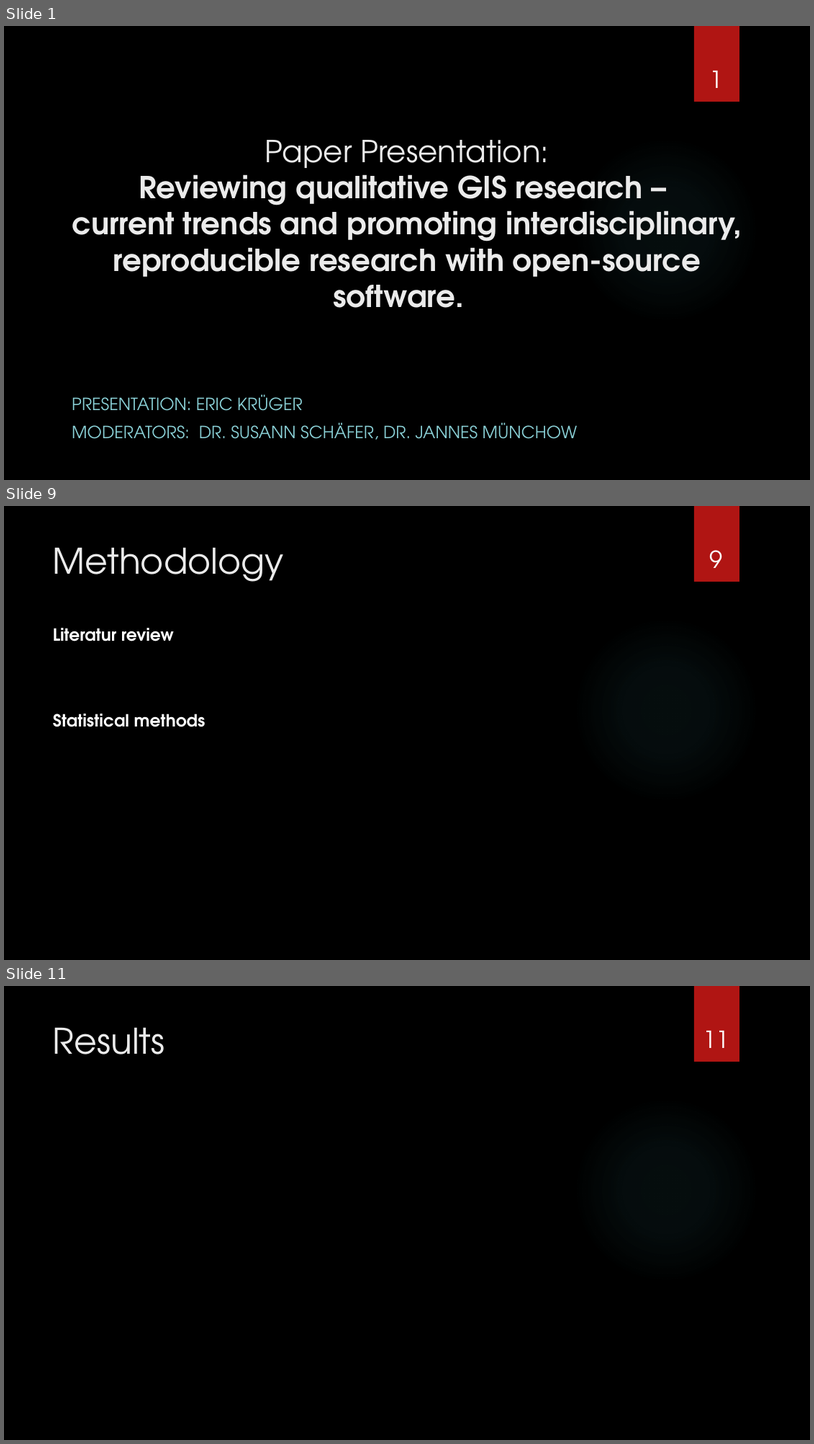
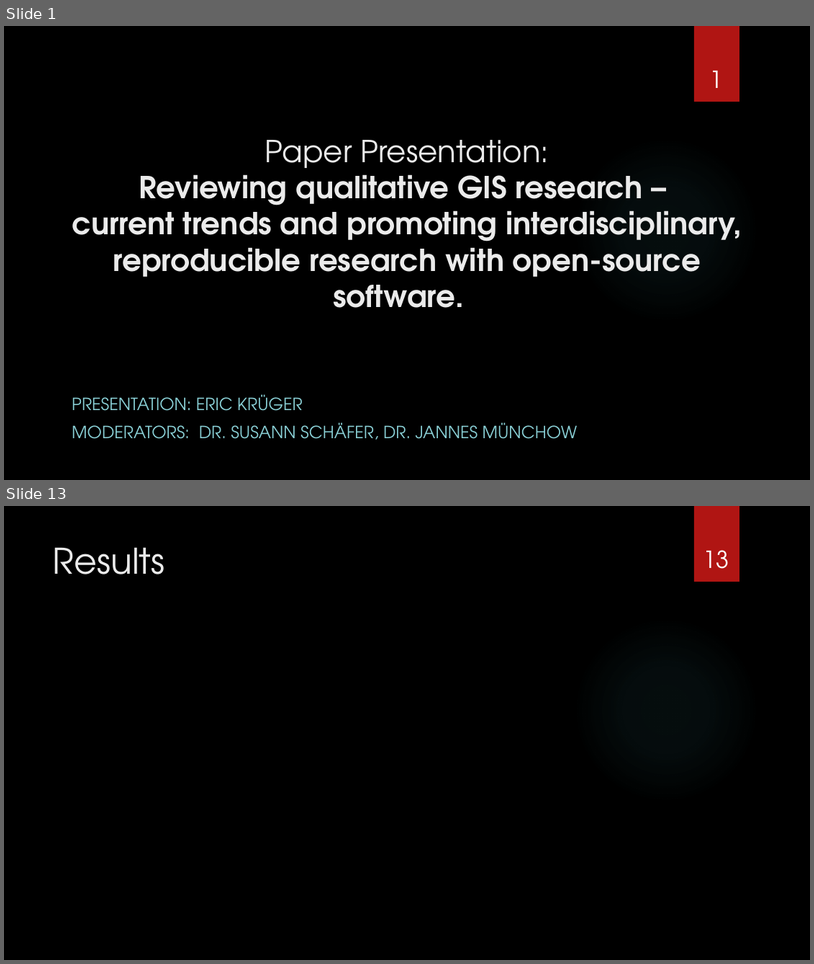
Before and after one commit to nuest/qual_gis, a slide deck: presentation/vortrag_qual_gis.pptx. Shown one above the other, each under a label of ours: slides 1, 9 and 11 before the commit, slides 1 and 13 after it; the slides between them are not shown. The pictures are 814x1444 and 814x964 pixels, drawn with LibreOffice and Linux fonts; fonts in the diff are those of the drawing; background and template pictures are left out. Boxes give left, top, right and bottom in pixels: in the first picture for what was removed or moved away, otherwise in the second. Text is boxed around its words. In the diff, an @@ line names an element or a change of style, - is before the commit and + after.

Commit message:
added methods & data

```diff
--- a/presentation/vortrag_qual_gis.pptx
+++ b/presentation/vortrag_qual_gis.pptx
@@ slide 9 removed at (4, 506, 810, 960), background picture (left out); not listed: 2 template elements that a slide beside it also shows @@
@@ title removed at (53, 547, 284, 582) @@
-Methodology
@@ page number removed at (710, 550, 723, 568) @@
-9
@@ text removed at (53, 628, 206, 727) @@
-Literatur review
-Statistical methods
@@ what was slide 11 is now slide 13 @@
@@ page number at (703, 550, 729, 569): text changed @@
-11
+13
```
Also in this commit, not shown: 6 slides changed, 5 slides added, 2 other slides removed.
